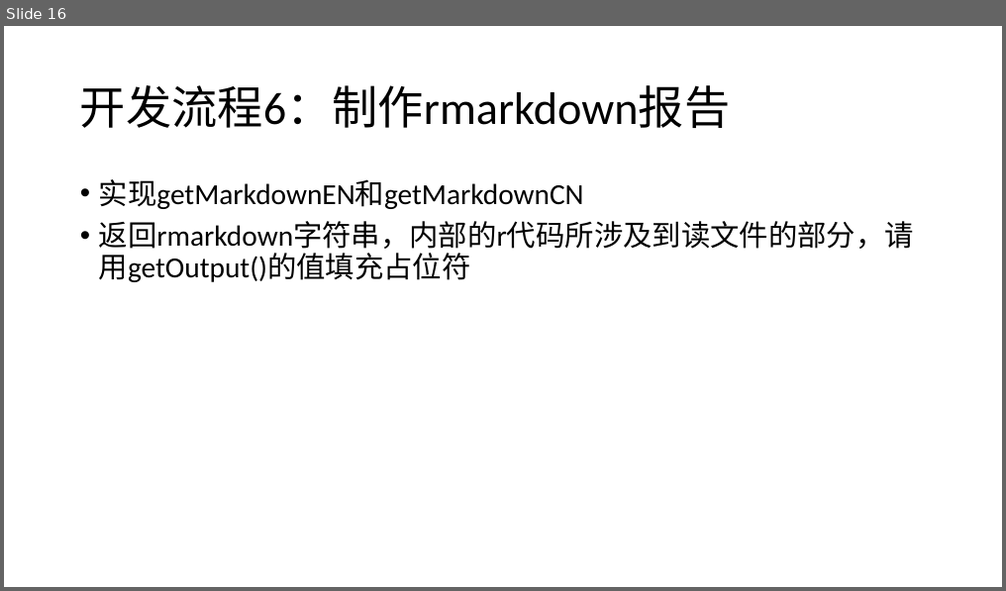
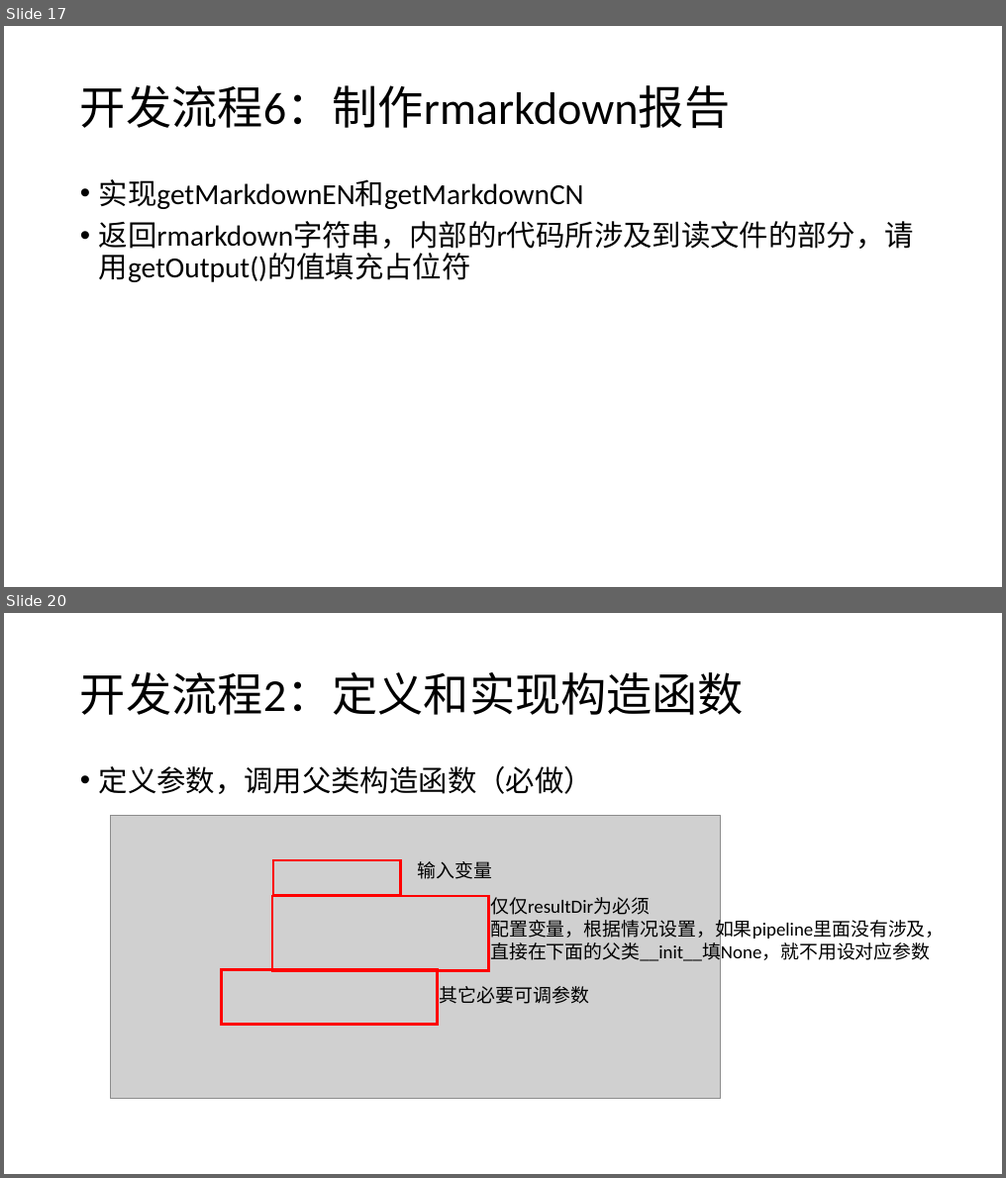
Before and after one commit to chansigit/HCAChina-Doc, a slide deck: 施工文档/开发文档/HCA-China Pipeline Framework 魏征.pptx. Shown one above the other, each under a label of ours: slide 16 before the commit, slides 17 and 20 after it; the slides between them are not shown. The pictures are 1006x591 and 1006x1178 pixels, drawn with LibreOffice and Linux fonts; fonts in the diff are those of the drawing; grey boxes stand for pictures. Boxes give left, top, right and bottom in pixels: in the first picture for what was removed or moved away, otherwise in the second. Text is boxed around its words. In the diff, an @@ line names an element or a change of style, - is before the commit and + after.

Commit message:
更新Configure基因组相关配置方法，更新Flow流程支持

```diff
--- a/施工文档/开发文档/HCA-China Pipeline Framework 魏征.pptx
+++ b/施工文档/开发文档/HCA-China Pipeline Framework 魏征.pptx
@@ slide 20 added at bbox=[4, 613, 1002, 1174], background #FFFFFF @@
@@ title added at bbox=[80, 672, 744, 715], 44 pt, text #000000 @@
+开发流程2：定义和实现构造函数
@@ text added at bbox=[99, 766, 593, 794], 28 pt, text #000000 @@
+• 定义参数，调用父类构造函数（必做）
@@ picture added at bbox=[110, 815, 721, 1099] @@
@@ rectangle added at bbox=[273, 861, 401, 896], outline #FF0000 2.25 pt @@
@@ text added at bbox=[418, 861, 493, 879], 18 pt, text #000000 @@
+输入变量
@@ rectangle added at bbox=[272, 896, 489, 970], outline #FF0000 2.25 pt @@
@@ text added at bbox=[490, 897, 944, 963], 18 pt, text #000000 @@
+仅仅resultDir为必须
+配置变量，根据情况设置，如果pipeline里面没有涉及，直接在下面的父类__init__填None，就不用设对应参数
@@ rectangle added at bbox=[221, 970, 438, 1025], outline #FF0000 2.25 pt @@
@@ text added at bbox=[440, 986, 589, 1004], 18 pt, text #000000 @@
+其它必要可调参数
@@ what was slide 16 is now slide 17 @@
```
Also in this commit, not shown: 1 slide changed, 8 other slides added.
